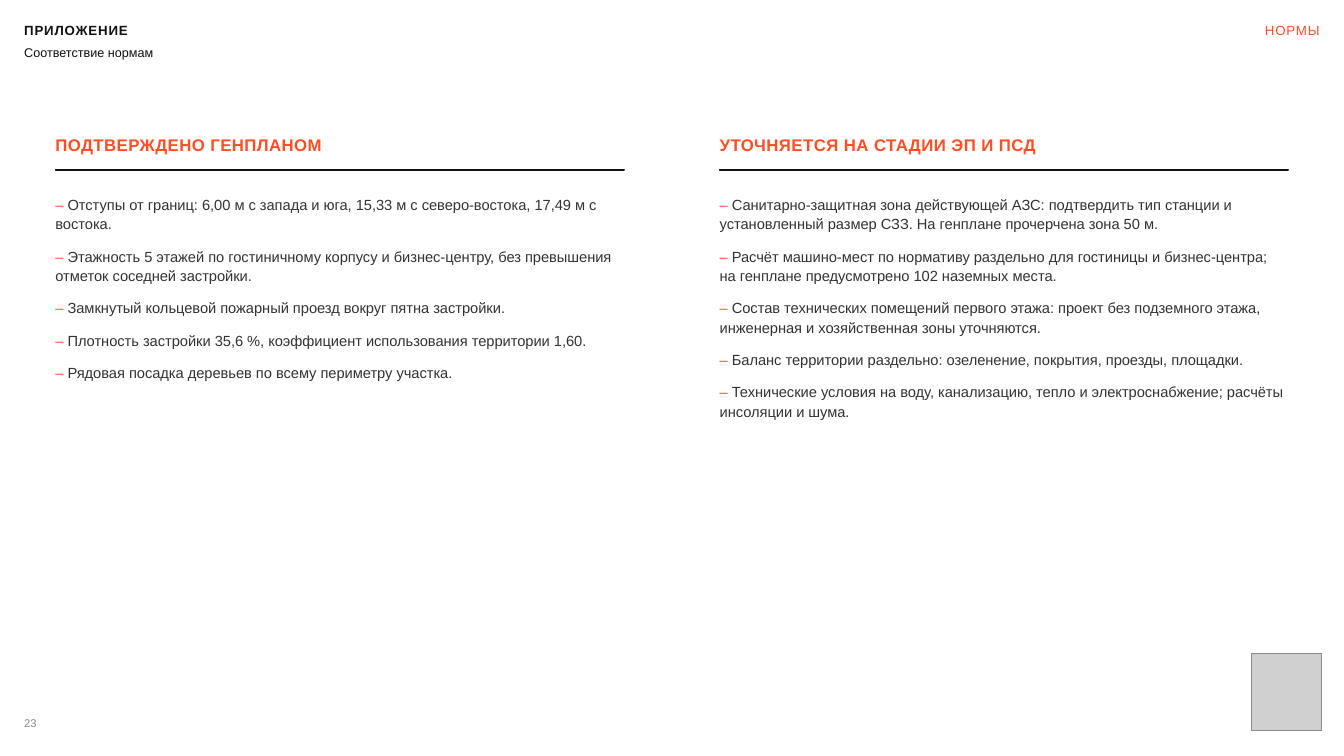
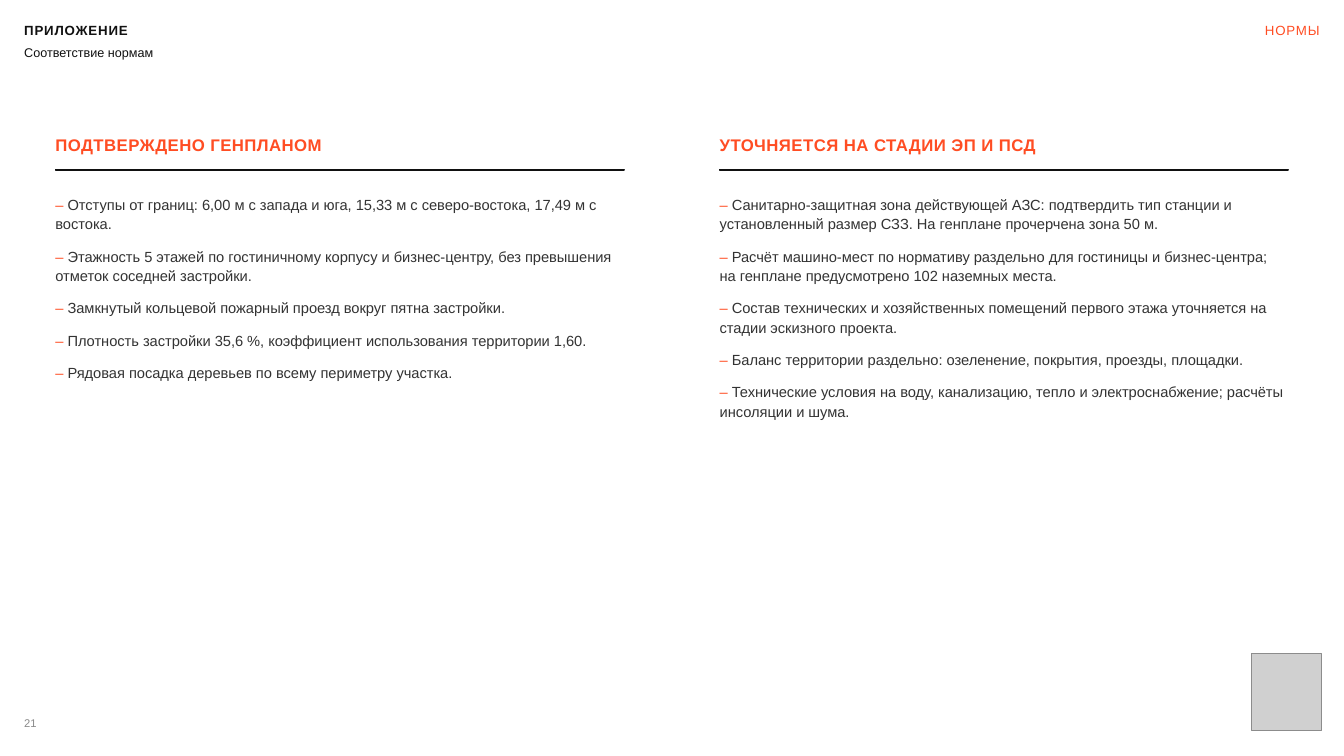
Before and after one commit to kzmeir/most, a slide deck: slide 21 of presentations/aurora-hotel/MOST_Bukhtarminskaya_akimat.pptx (slide 23 before the commit). Drawn at 1344x756 pixels with LibreOffice and Linux fonts; fonts in the diff are those of the drawing; grey boxes stand for pictures. Boxes give left, top, right and bottom in pixels: in the first picture for what was removed or moved away, otherwise in the second. Text is boxed around its words. In the diff, an @@ line names an element or a change of style, - is before the commit and + after.

```diff
--- a/presentations/aurora-hotel/MOST_Bukhtarminskaya_akimat.pptx
+++ b/presentations/aurora-hotel/MOST_Bukhtarminskaya_akimat.pptx
@@ text at bbox=[720, 302, 1266, 336]: text changed @@
-– Состав технических помещений первого этажа: проект без подземного этажа, инженерная и хозяйственная зоны уточняются.
+– Состав технических и хозяйственных помещений первого этажа уточняется на стадии эскизного проекта.
@@ text at bbox=[24, 719, 36, 727]: text changed @@
-23
+21
```
Also in this commit, not shown: 13 other slides changed, 3 slides added, 5 slides removed, 5 other files.
